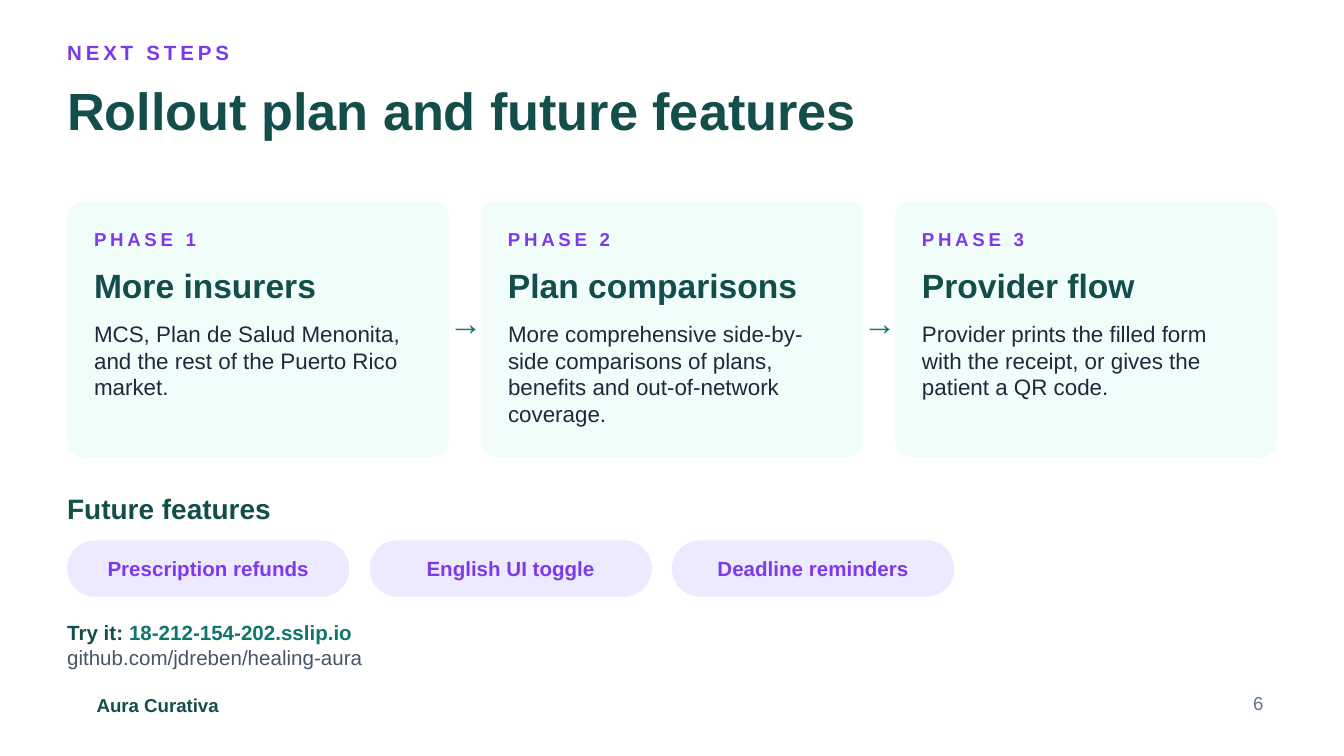
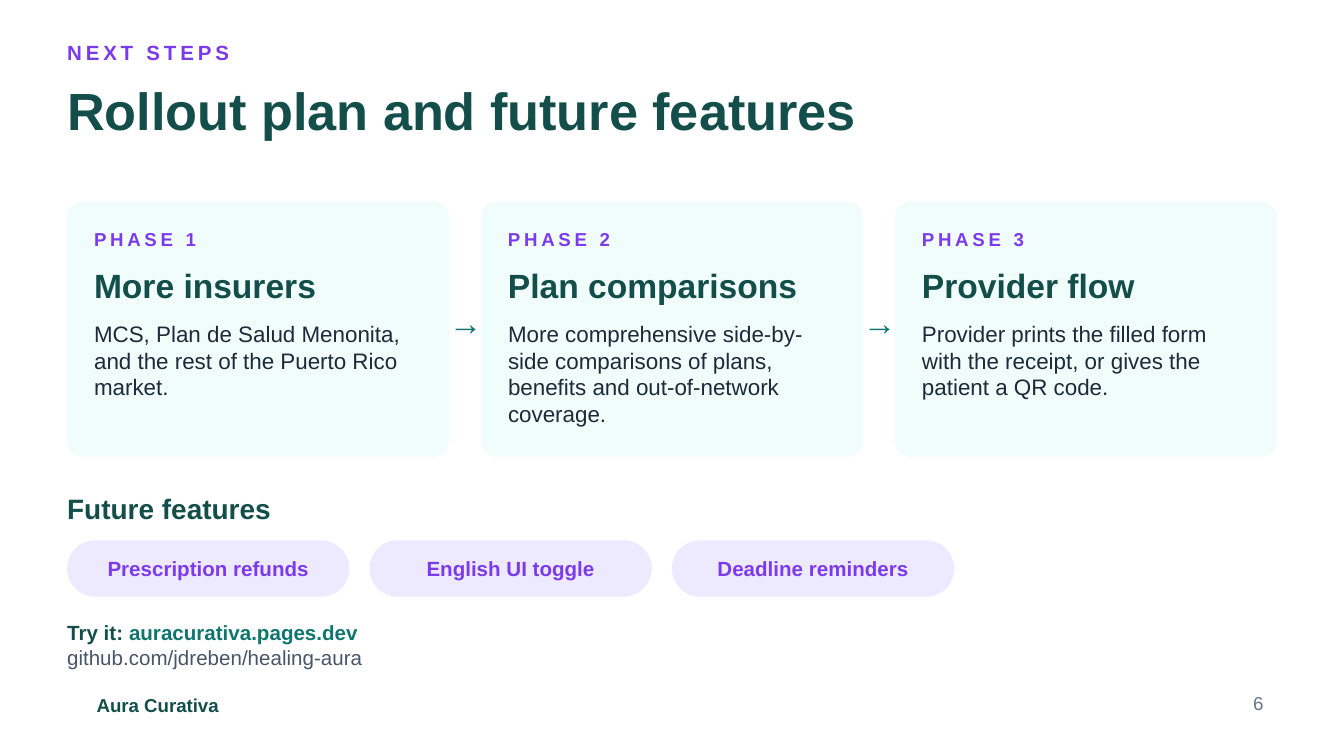
Before and after one commit to jdreben/aura-curativa, a slide deck: slide 6 of docs/slides/aura-curativa-deck.pptx. Drawn at 1344x756 pixels with LibreOffice and Linux fonts; fonts in the diff are those of the drawing; background and template pictures are left out. Boxes give left, top, right and bottom in pixels: in the first picture for what was removed or moved away, otherwise in the second. Text is boxed around its words. In the diff, an @@ line names an element or a change of style, - is before the commit and + after.

```diff
--- a/docs/slides/aura-curativa-deck.pptx
+++ b/docs/slides/aura-curativa-deck.pptx
@@ text at (67,625,358,645): text changed @@
-Try it: 18-212-154-202.sslip.io
+Try it: auracurativa.pages.dev
```
Also in this commit, not shown: 1 other slide changed, 5 other files.
